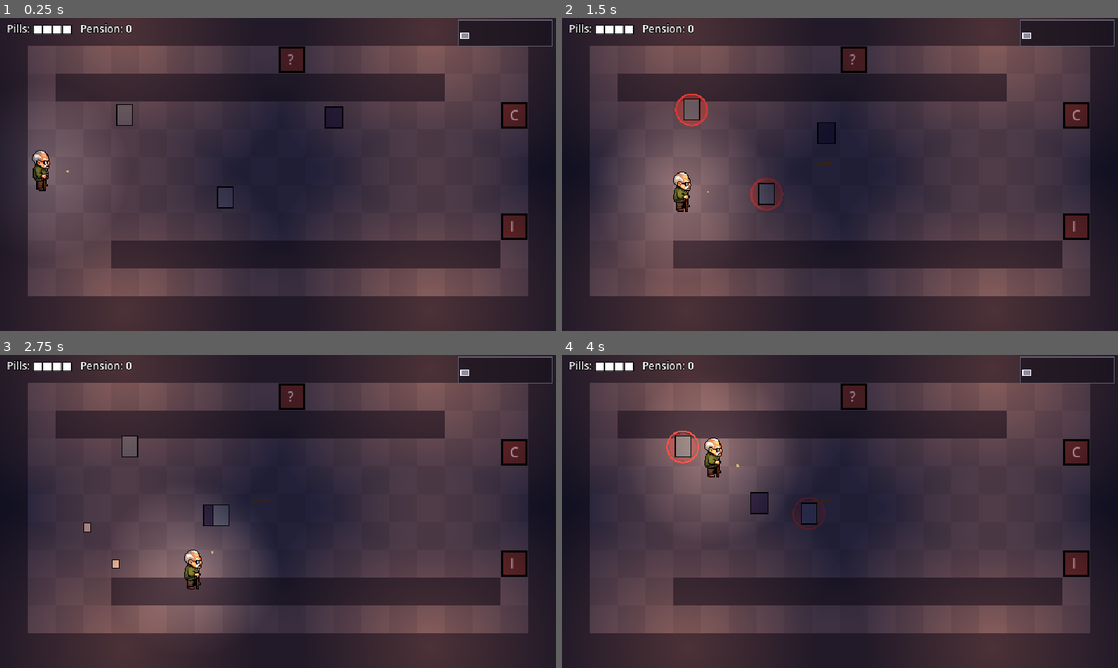
Above: before the commit, frames 1-4 (two rows, left to right).
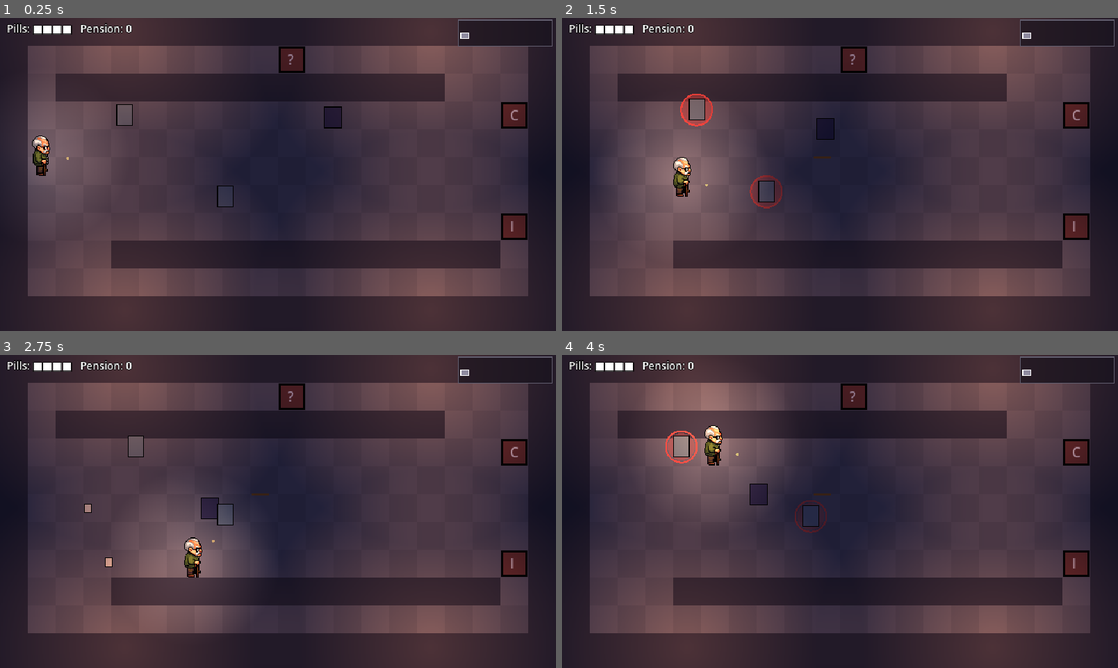
Above: after the commit, the same moments.

Repository: B1nKaTa/game
Game: Godot game, scene res://scenes/floor.tscn
Same seed, same stepped clock (60 frames per second), same inputs: the game is played once before the commit and once after it. This scene is started directly instead of the project's main scene.
Inputs (mouse positions are in pixels of both pictures, inside the frame that each line leads up to):
- Up to frame 1 (0.25 s): no input
- Up to frame 2 (1.5 s): tap Enter (ui_accept) at 0.5, 0.77 s; move the mouse to (962, 158) at 0.52 s; hold D (move_right) 0.53-1.28 s; hold E (interact) 0.53-1.28 s; click (962, 158) at 0.67 s; right-click (962, 158) at 0.8 s; move the mouse to (728, 190) at 1.27 s; hold S (move_down) from 1.28 s (still down); right-click (728, 190) at 1.35 s
- Up to frame 3 (2.75 s): tap Enter (ui_accept) at 1.52 s; tap E (interact) at 1.55 s; move the mouse to (333, 442) at 2.02 s; release S (move_down) at 2.03 s; press the mouse at (333, 442) at 2.03 s; hold D (move_right) from 2.03 s (still down); right-click (333, 442) at 2.3 s
- Up to frame 4 (4 s): move the mouse to (812, 574) at 2.77 s; release D (move_right) at 2.78 s; release the mouse at (812, 574) at 2.78 s; hold W (move_up) 2.78-3.53 s; tap Space (dodge) at 2.85 s; click (812, 574) at 2.92 s; tap Enter (ui_accept) at 3.02, 3.77 s; tap E (interact) at 3.05 s; move the mouse to (1006, 558) at 3.52 s; hold A (move_left) from 3.53 s (still down); hold E (interact) from 3.53 s (still down); right-click (1006, 558) at 3.8 s

The runs differ from the first frame. In frame 1, 0.5% of the frame differs, in the area x 5-62%, y 28-61%; in frame 2, 1.2%, in the area x 20-50%, y 24-62%; in frame 3, 0.9%; in frame 4, 1.1%.

Commit message:
Move Grandpa's collision box to his feet
The box sat at the center of his body, so his feet overlapped blocks when
coming from above. Doors and pickups now measure from his feet too.

Co-Authored-By: Claude Opus 5.5 <noreply@anthropic.com>

Diff:
--- a/scripts/actors/player.gd
+++ b/scripts/actors/player.gd
@@ -18,6 +18,9 @@
 const CHARGE_SLOWDOWN := 0.4
 const HURT_COLOR := Color("e4524f")
 const SPRITE_FRAME_WIDTH := 68
+const SPRITE_FEET_Y := 23.0
+const FEET_BOX_SIZE := Vector2(14, 12)
+const FEET_OFFSET := Vector2(0, 17)
 const AIM_MARK_DISTANCE := 30.0
 const AIM_MARK_COLOR := Color(1.0, 0.9, 0.55, 0.7)
 
@@ -31,10 +34,20 @@
 var _dodge_direction := Vector2.RIGHT
 var _active_swing: SwingAttack
 var _visual: SpriteVisual
+var _feet: Marker2D
+
+
+static func arrival_position(cell: Vector2i) -> Vector2:
+	return RoomBackdrop.cell_center(cell) - FEET_OFFSET
 
 
 func setup(run_state: RunState) -> void:
 	run = run_state
+
+
+# Doors and pickups use this point, because it is where he stands in the room.
+func feet() -> Node2D:
+	return _feet
 
 
 func _ready() -> void:
@@ -43,9 +56,13 @@
 	collision_mask = 1
 	var shape := CollisionShape2D.new()
 	var rect := RectangleShape2D.new()
-	rect.size = Vector2(16, 18)
+	rect.size = FEET_BOX_SIZE
 	shape.shape = rect
+	shape.position = FEET_OFFSET
 	add_child(shape)
+	_feet = Marker2D.new()
+	_feet.position = FEET_OFFSET
+	add_child(_feet)
 	_visual = SpriteVisual.new()
 	add_child(_visual)
 	_visual.setup("grandpa", Vector2(20, 28), Color("7d9a5c"), SPRITE_FRAME_WIDTH)
@@ -102,7 +119,8 @@
 		return
 	_charge.cancel()
 	var spawn := global_position + _aim * ThrownCane.LENGTH
-	var query := PhysicsRayQueryParameters2D.create(global_position, spawn, ThrownCane.WALL_LAYER)
+	# His upper body can overlap a wall now, so the wall check starts from where he stands.
+	var query := PhysicsRayQueryParameters2D.create(_feet.global_position, spawn, ThrownCane.WALL_LAYER)
 	var wall := get_world_2d().direct_space_state.intersect_ray(query)
 	if not wall.is_empty():
 		spawn = wall["position"] + wall["normal"] * ThrownCane.WALL_BACKOFF
--- a/scripts/scenes/floor_scene.gd
+++ b/scripts/scenes/floor_scene.gd
@@ -99,7 +99,7 @@
 	add_child(_room_view)
 	move_child(_room_view, 0)
 	_room_view.refresh_doors()
-	player.global_position = RoomBackdrop.cell_center(_progress.arrival_cell(target_id, from_id))
+	player.global_position = Player.arrival_position(_progress.arrival_cell(target_id, from_id))
 	_mini_map.set_current(target_id)
 	_big_map.set_current(target_id)
 
--- a/scripts/world/room_view.gd
+++ b/scripts/world/room_view.gd
@@ -82,7 +82,7 @@
 
 func _add_door(target_id: int, icon: String, cell: Vector2i) -> void:
 	var door := Door.new()
-	door.setup(target_id, icon, _player)
+	door.setup(target_id, icon, _player.feet())
 	door.position = RoomBackdrop.cell_center(cell)
 	door.entered.connect(func(id: int): door_entered.emit(id))
 	add_child(door)
@@ -143,7 +143,7 @@
 
 func _add_pickup(at: Vector2, label: String, color: Color, on_take: Callable, needs_interact := false) -> Pickup:
 	var pickup := Pickup.new()
-	pickup.setup(label, color, _player, needs_interact)
+	pickup.setup(label, color, _player.feet(), needs_interact)
 	pickup.position = at
 	pickup.collected.connect(on_take)
 	add_child(pickup)
--- a/tests/test_combat.gd
+++ b/tests/test_combat.gd
@@ -162,6 +162,15 @@
 	player.free()
 
 
+func test_feet_box_ends_at_the_bottom_of_the_sprite() -> void:
+	assert_near(Player.FEET_OFFSET.y + Player.FEET_BOX_SIZE.y / 2.0, Player.SPRITE_FEET_Y)
+
+
+func test_arrival_puts_the_feet_on_the_cell() -> void:
+	var cell := Vector2i(1, 5)
+	assert_eq(Player.arrival_position(cell) + Player.FEET_OFFSET, RoomBackdrop.cell_center(cell))
+
+
 func test_warning_progress_is_zero_before_the_warning_shows() -> void:
 	var telegraph := Telegraph.new()
 	telegraph.start(1.0)
